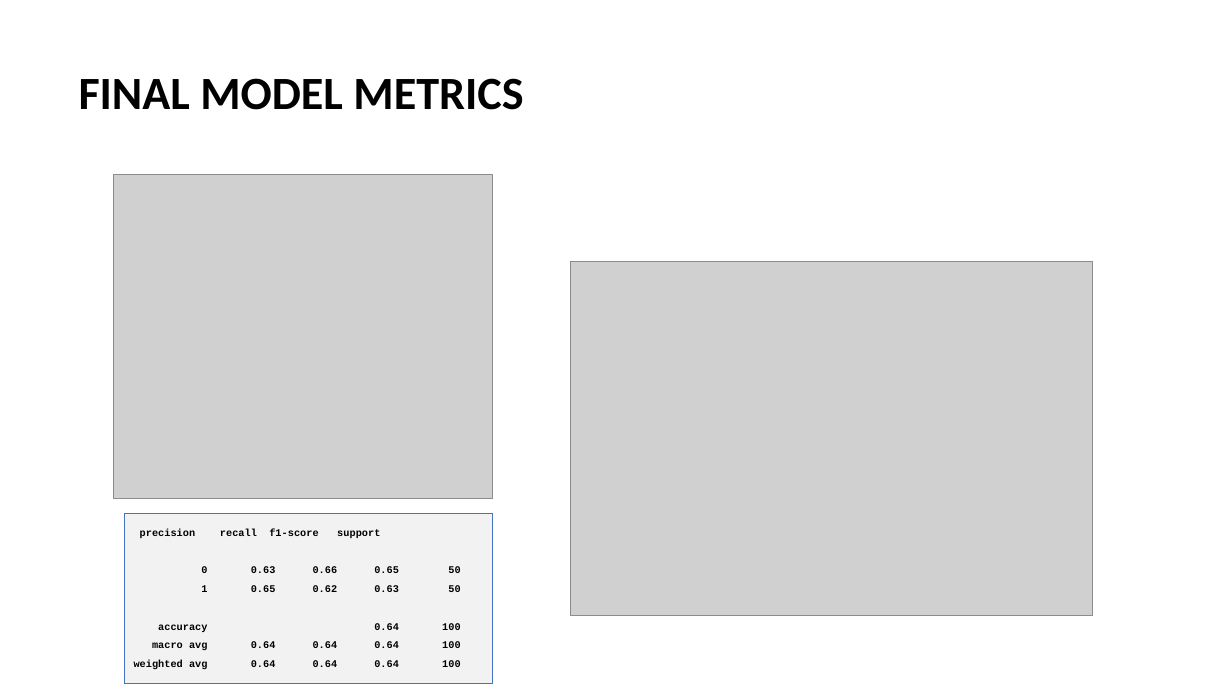
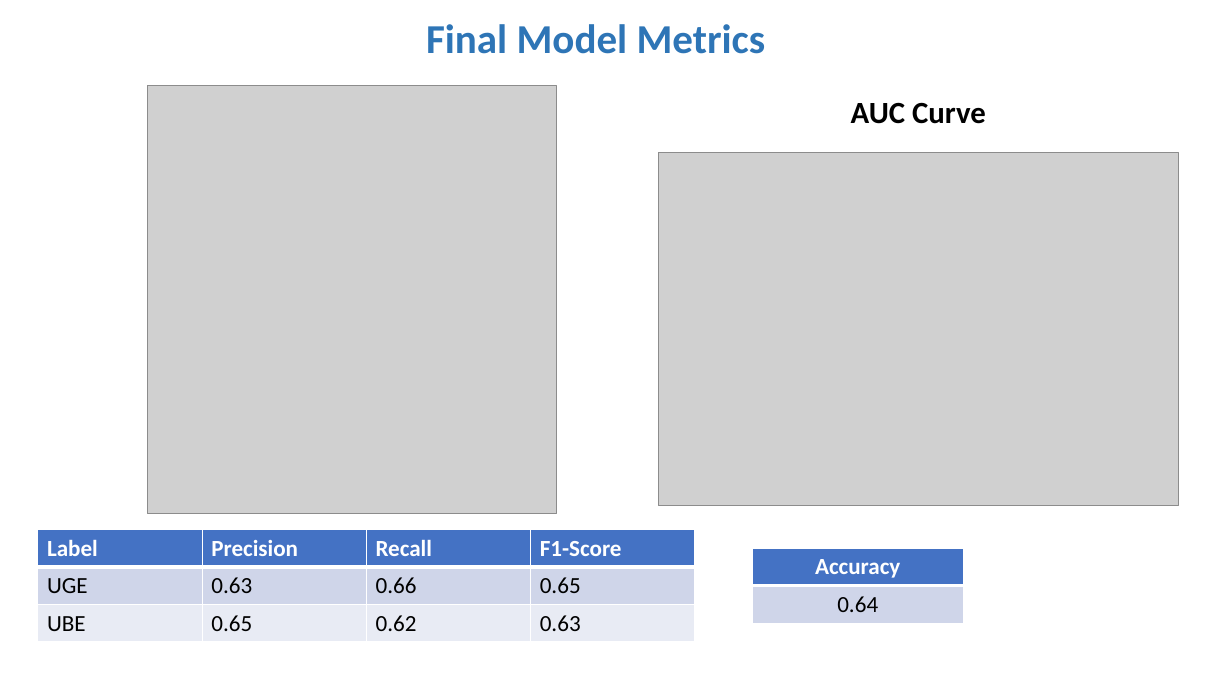
Before and after one commit to ITU-AI-ML-in-5G-Challenge/Team-DataRangers-home-network-users-experience-classification, a slide deck: slide 14 of 5gChallenge_DataRangers.pptx. Drawn at 1232x693 pixels with LibreOffice and Linux fonts; fonts in the diff are those of the drawing; grey boxes stand for pictures. Boxes give left, top, right and bottom in pixels: in the first picture for what was removed or moved away, otherwise in the second. Text is boxed around its words. In the diff, an @@ line names an element or a change of style, - is before the commit and + after.

```diff
--- a/5gChallenge_DataRangers.pptx
+++ b/5gChallenge_DataRangers.pptx
@@ text at <box>426,24,766,54</box>: text changed; size 36 to 32 pt; text colour #000000 to #2E75B6 @@
-FINAL MODEL METRICS
+Final Model Metrics
@@ picture: place and size @@
-picture at <box>114,175,493,499</box>
+picture at <box>147,86,556,514</box>
@@ text added at <box>851,102,986,124</box>, 24 pt, text #000000, bold @@
+AUC Curve
@@ picture: place and size @@
-picture at <box>571,262,1093,616</box>
+picture at <box>658,152,1178,506</box>
@@ table added at <box>38,530,696,642</box>, 3 rows, 4 columns @@
+Label | Precision | Recall | F1-Score
+UGE | 0.63 | 0.66 | 0.65
+UBE | 0.65 | 0.62 | 0.63
@@ text removed at <box>124,514,492,684</box> @@
-precision recall f1-score support
-0 0.63 0.66 0.65 50
-1 0.65 0.62 0.63 50
-accuracy 0.64 100
-macro avg 0.64 0.64 0.64 100
-weighted avg 0.64 0.64 0.64 100
@@ table added at <box>752,548,963,623</box>, 2 rows, 1 columns @@
+Accuracy
+0.64
```
Also in this commit, not shown: 13 other slides changed, 1 slide added, 1 slide removed.
